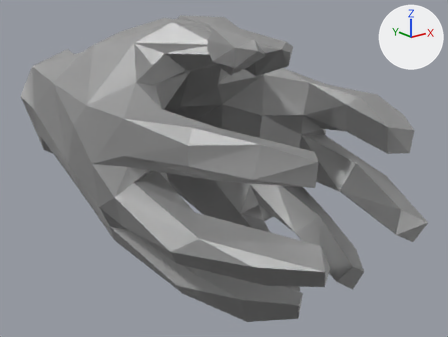
The Blender file Sources/Models/hkvr_hands.blend, before and after one commit.
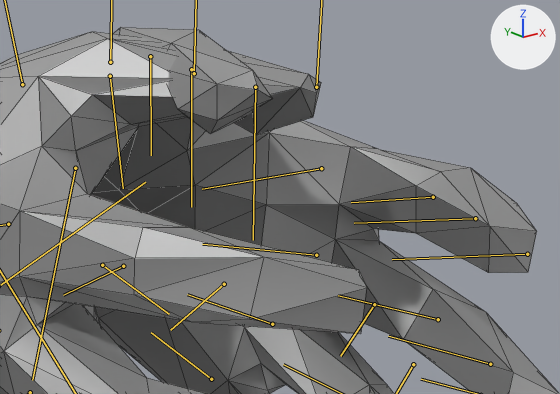
Each version is shown whole from a camera (50 mm lens) standing at (-0.1679, -0.2013, 0.0349) and looking at (0.0058, 0.0158, -0.0519), then close up on the part from 25% to 95% of the width and 0% to 66% of the height. Lighting does not change. The marker at upper right points along +X, +Y and +Z. Both versions are drawn at the pose saved in each file; the numbers are the values there. The bones that bend it are drawn over the model as lines in the close-ups. The close-ups show mesh edges as thin lines.

Objects in the first close-up: 'left_hand_mesh', 'right_hand_mesh'.
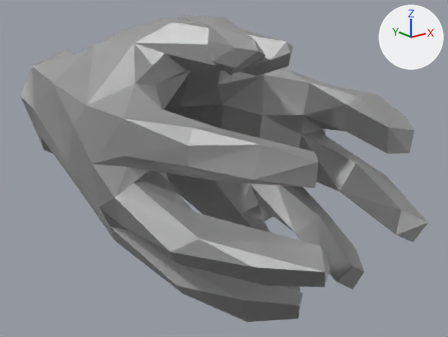
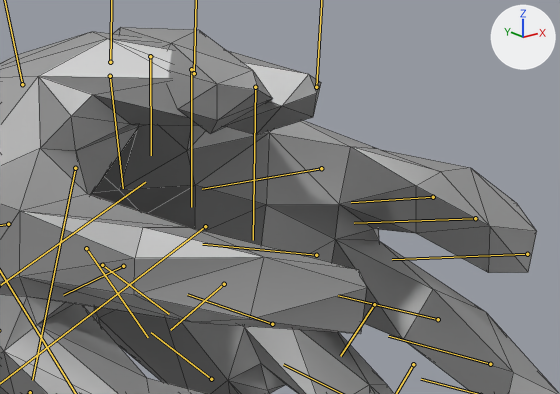
Where the change shows, as pixel boxes (x1, y1, x2, y2) in the close-ups (560 x 394 px):
'right_hand_mesh', posed: (0, 31, 367, 394) in both

What the commit changed:
Bone 'hands:b_r_grip' (bone_hands_b_r_grip) moves from (3.0033, -3.6192, -1.6455) to (0.0, 0.0, 0.0).
Bone 'hands:b_r_grip' (bone_hands_b_r_grip) turns from (-58, 5, -7) to (0, 0, 0) degrees about its own x, y and z.
